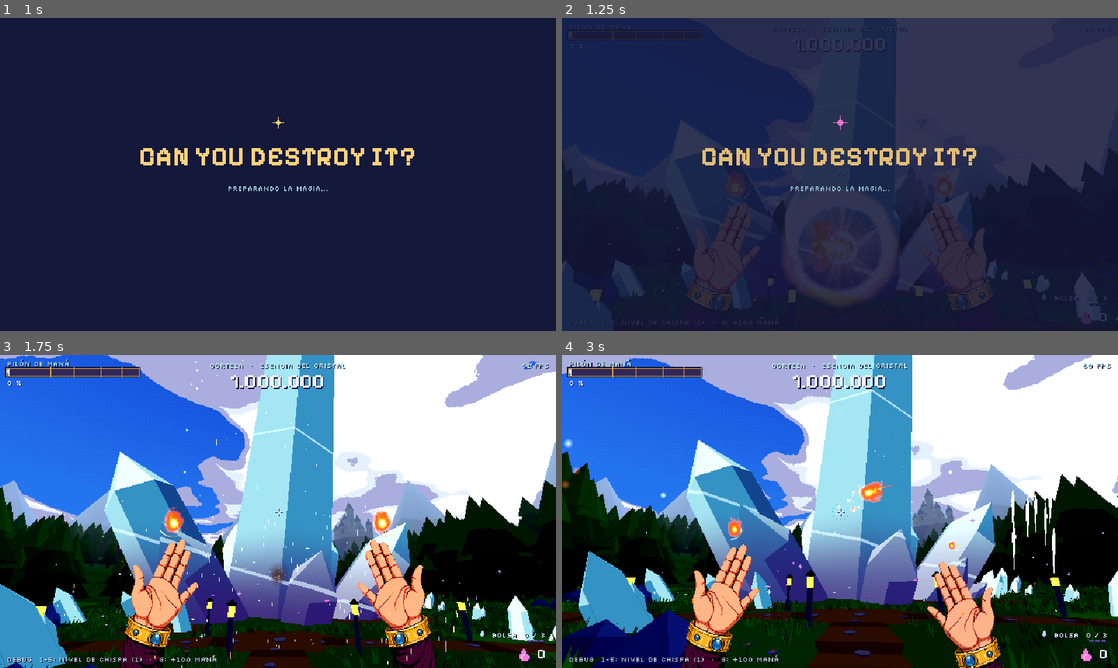
Above: before the commit, frames 1-4 (two rows, left to right).
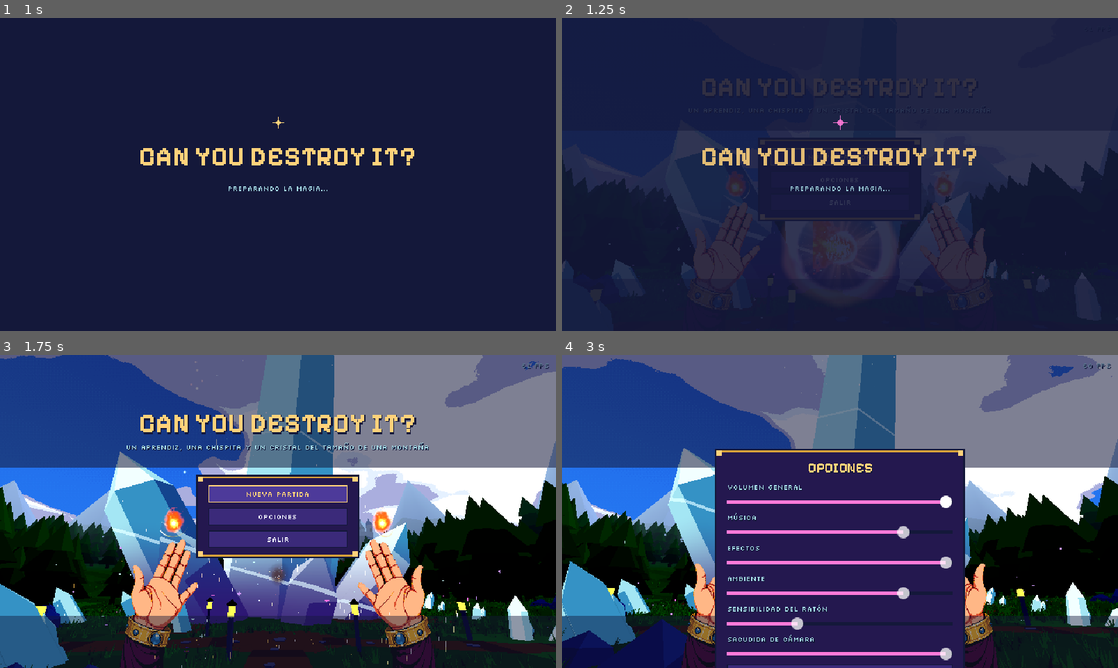
Above: after the commit, the same moments.

Repository: Gon-Analista/can-you-destroy-it
Game: Godot game, scene res://main/main.tscn
Two runs of this game, one before a commit and one after it. Both use one fixed random seed, a clock stepped at 60 frames per second and the inputs below.
Inputs (mouse positions are in pixels of both pictures, inside the frame that each line leads up to):
- Up to frame 1 (1 s): tap Enter (ui_accept) at 0.5 s; move the mouse to (400, 158) at 0.52 s; hold E (cycle_element_right) from 0.53 s (still down); click (400, 158) at 0.6 s; tap Space (jump) at 0.77 s
- Up to frame 2 (1.25 s): keep holding E (cycle_element_right)
- Up to frame 3 (1.75 s): release E (cycle_element_right) at 1.25 s; click (278, 492) at 1.25 s, where only the run after the commit has a clickable "NUEVA PARTIDA"
- Up to frame 4 (3 s): click (840, 517) at 2 s, where only the run after the commit has a clickable "OPCIONES"; move the mouse to (812, 511) at 2.77 s; hold W (move_forward) from 2.78 s (still down); right-click (812, 511) at 2.85 s; click (812, 511) at 2.92 s

Frame 1 is identical in both runs. In frame 2, 3.4% of the frame differs, in the area x 1-98%, y 4-98%; in frame 3, 59%; in frame 4, 85%, in the area x 0-100%, y 0-100%.

Commit message:
Pantalla de título y pausa con opciones; documentación y capturas
- GameMenu: título sobre el valle (Continuar, Nueva partida, Opciones,
  Salir) y pausa con Esc (Reanudar, Opciones, Guardar y salir).
- Opciones: volúmenes por bus, sensibilidad del ratón, sacudida de
  cámara y pantalla completa (Settings, settings.cfg).
- El HUD se oculta bajo el título; CHANGELOG, contexto y capturas.

Co-Authored-By: Claude Opus 5.5 <noreply@anthropic.com>
Claude-Session: https://claude.ai/code/session_011Fh21Tx1ECc2iUdeQLjvik

Diff:
--- a/game/autoload/events.gd
+++ b/game/autoload/events.gd
@@ -36,6 +36,8 @@
 signal shard_sent_to_pylon(type: ShardType)
 ## Abrir el Grimorio: `at_sanctum` = true si se puede comprar (junto al atril).
 signal grimoire_requested(at_sanctum: bool)
+signal menu_opened
+signal menu_closed
 signal grimoire_opened
 signal grimoire_closed
 ## Mensaje para el HUD ("¡BOLSA LLENA!", "¡MEJORA DISPONIBLE!"...).
--- a/game/autoload/settings.gd
+++ b/game/autoload/settings.gd
@@ -6,6 +6,9 @@
 var screen_shake: float = 1.0
 var reduce_flashes: bool = false
 var hold_to_charge: bool = true
+## Multiplicador de la sensibilidad del ratón (1 = la de serie).
+var mouse_sensitivity: float = 1.0
+var fullscreen: bool = false
 var bus_volumes: Dictionary[String, float] = {
 	"Master": 1.0, "Music": 0.8, "SFX": 1.0, "UI": 1.0, "Ambience": 0.8
 }
@@ -14,6 +17,17 @@
 func _ready() -> void:
 	load_settings()
 	apply_audio()
+	apply_video()
+
+
+func apply_video() -> void:
+	if DisplayServer.get_name() == "headless":
+		return
+	var mode: DisplayServer.WindowMode = (
+		DisplayServer.WINDOW_MODE_FULLSCREEN if fullscreen else DisplayServer.WINDOW_MODE_WINDOWED
+	)
+	if DisplayServer.window_get_mode() != mode:
+		DisplayServer.window_set_mode(mode)
 
 
 func apply_audio() -> void:
@@ -28,6 +42,8 @@
 	cfg.set_value("accessibility", "screen_shake", screen_shake)
 	cfg.set_value("accessibility", "reduce_flashes", reduce_flashes)
 	cfg.set_value("controls", "hold_to_charge", hold_to_charge)
+	cfg.set_value("controls", "mouse_sensitivity", mouse_sensitivity)
+	cfg.set_value("video", "fullscreen", fullscreen)
 	for bus_name: String in bus_volumes:
 		cfg.set_value("audio", bus_name, bus_volumes[bus_name])
 	cfg.save(PATH)
@@ -40,5 +56,7 @@
 	screen_shake = float(cfg.get_value("accessibility", "screen_shake", screen_shake))
 	reduce_flashes = bool(cfg.get_value("accessibility", "reduce_flashes", reduce_flashes))
 	hold_to_charge = bool(cfg.get_value("controls", "hold_to_charge", hold_to_charge))
+	mouse_sensitivity = float(cfg.get_value("controls", "mouse_sensitivity", mouse_sensitivity))
+	fullscreen = bool(cfg.get_value("video", "fullscreen", fullscreen))
 	for bus_name: String in bus_volumes:
 		bus_volumes[bus_name] = float(cfg.get_value("audio", bus_name, bus_volumes[bus_name]))
--- a/game/main/main.gd
+++ b/game/main/main.gd
@@ -221,6 +221,7 @@
 		and event.is_pressed()
 		and Input.mouse_mode != Input.MOUSE_MODE_CAPTURED
 		and not (_hud.get_node(^"Grimoire") as Grimoire).is_open
+		and not _hud.menu.is_open()
 	):
 		Input.mouse_mode = Input.MOUSE_MODE_CAPTURED
 		get_viewport().set_input_as_handled()
@@ -236,8 +237,6 @@
 	):
 		# Debug: M sube una capa de música (1 -> 5 -> 1) para oír cómo crece con el rango.
 		AudioDirector.set_music_layers(AudioDirector.get_music_layers() % MUSIC_LAYERS.size() + 1)
-	elif event.is_action_pressed(&"ui_cancel"):
-		Input.mouse_mode = Input.MOUSE_MODE_VISIBLE
 
 
 ## Pantalla de carga que evita los tirones: la primera vez que se dibuja un shader o un sistema
@@ -280,6 +279,8 @@
 	await _frames(10)
 	cam.transform = saved
 	await _frames(2)
+	if get_tree().current_scene == self and not OS.get_cmdline_user_args().has("--autoplay"):
+		_hud.menu.show_title()
 	cover.finish()
 
 
--- a/game/player/player.gd
+++ b/game/player/player.gd
@@ -65,6 +65,8 @@
 	_steps.random_volume_offset_db = 2.0
 	Events.grimoire_opened.connect(func() -> void: _locked = true)
 	Events.grimoire_closed.connect(func() -> void: _locked = false)
+	Events.menu_opened.connect(func() -> void: _locked = true)
+	Events.menu_closed.connect(func() -> void: _locked = false)
 	Events.upgrade_bought.connect(func(_id: StringName, _l: int) -> void: _apply_upgrades(true))
 	_head.rotation.x = deg_to_rad(start_pitch_deg)
 	_caster.camera = _camera
@@ -105,11 +107,10 @@
 		if _locked:
 			return
 		var motion: InputEventMouseMotion = event
-		rotate_y(-motion.relative.x * mouse_sensitivity)
+		var sens: float = mouse_sensitivity * Settings.mouse_sensitivity
+		rotate_y(-motion.relative.x * sens)
 		_head.rotation.x = clampf(
-			_head.rotation.x - motion.relative.y * mouse_sensitivity,
-			deg_to_rad(-80),
-			deg_to_rad(80)
+			_head.rotation.x - motion.relative.y * sens, deg_to_rad(-80), deg_to_rad(80)
 		)
 
 
--- /dev/null
+++ b/game/ui/game_menu.gd
@@ -0,0 +1,354 @@
+class_name GameMenu
+extends Control
+## Menú del juego: pantalla de título (sobre el valle vivo, al arrancar) y pausa (Esc).
+## Título: CONTINUAR / NUEVA PARTIDA / OPCIONES / SALIR. Pausa: REANUDAR / OPCIONES / GUARDAR Y
+## SALIR. Opciones: volúmenes, sensibilidad del ratón, sacudida de cámara y pantalla completa
+## (se guardan en Settings). Todo a píxel entero con las fuentes del HUD.
+
+enum Mode { HIDDEN, TITLE, PAUSE }
+
+const FONT_SMALL: FontFile = preload("res://ui/fonts/silkscreen_regular.woff2")
+const FONT_BOLD: FontFile = preload("res://ui/fonts/pixelify_sans_bold.woff2")
+const TICK_SFX: AudioStream = preload("res://audio/sfx/sfx_ui_tick_01.ogg")
+const OK_SFX: AudioStream = preload("res://audio/sfx/sfx_book_open_01.ogg")
+const C_BG := Color("#14183a")
+const C_PANEL := Color("#24184f")
+const C_PANEL_LIGHT := Color("#3b2a7a")
+const C_GOLD := Color("#d8a23a")
+const C_GOLD_LIGHT := Color("#ffd27a")
+const C_TEXT := Color("#f2f6ff")
+const C_CYAN := Color("#a5dae5")
+const C_PINK := Color("#ff7ad9")
+
+## Al volver a cargar la escena tras "Nueva partida", no se enseña otra vez el título.
+static var skip_title_once: bool = false
+
+var mode: Mode = Mode.HIDDEN
+
+var _main_box: VBoxContainer
+var _options_box: VBoxContainer
+var _logo: Label
+var _subtitle: Label
+var _t: float = 0.0
+var _theme: Theme
+
+
+func _ready() -> void:
+	set_anchors_and_offsets_preset(Control.PRESET_FULL_RECT)
+	mouse_filter = Control.MOUSE_FILTER_STOP
+	process_mode = Node.PROCESS_MODE_ALWAYS
+	_theme = _make_theme()
+	theme = _theme
+	_logo = _label("CAN YOU DESTROY IT?", FONT_BOLD, 32, C_GOLD_LIGHT)
+	_logo.position = Vector2(0, 58)
+	_logo.size = Vector2(640, 40)
+	_subtitle = _label(
+		"UN APRENDIZ, UNA CHISPITA Y UN CRISTAL DEL TAMAÑO DE UNA MONTAÑA", FONT_SMALL, 8, C_CYAN
+	)
+	_subtitle.position = Vector2(0, 100)
+	_subtitle.size = Vector2(640, 10)
+	_main_box = VBoxContainer.new()
+	_main_box.position = Vector2(240, 150)
+	_main_box.size = Vector2(160, 120)
+	_main_box.add_theme_constant_override(&"separation", 6)
+	add_child(_main_box)
+	_options_box = VBoxContainer.new()
+	_options_box.position = Vector2(190, 120)
+	_options_box.size = Vector2(260, 200)
+	_options_box.add_theme_constant_override(&"separation", 4)
+	_options_box.visible = false
+	add_child(_options_box)
+	_build_options()
+	visible = false
+
+
+## Pantalla de título (al arrancar el juego).
+func show_title() -> void:
+	if skip_title_once:
+		skip_title_once = false
+		return
+	mode = Mode.TITLE
+	_open()
+
+
+func _open() -> void:
+	visible = true
+	_options_box.visible = false
+	_main_box.visible = true
+	_rebuild_main()
+	Input.mouse_mode = Input.MOUSE_MODE_VISIBLE
+	Events.menu_opened.emit()
+	if mode == Mode.PAUSE:
+		get_tree().paused = true
+
+
+func _close() -> void:
+	visible = false
+	mode = Mode.HIDDEN
+	get_tree().paused = false
+	Input.mouse_mode = Input.MOUSE_MODE_CAPTURED
+	Events.menu_closed.emit()
+
+
+func is_open() -> bool:
+	return mode != Mode.HIDDEN
+
+
+func _unhandled_input(event: InputEvent) -> void:
+	if not event.is_action_pressed(&"ui_cancel"):
+		return
+	if mode == Mode.PAUSE:
+		if _options_box.visible:
+			_show_main()
+		else:
+			_close()
+		get_viewport().set_input_as_handled()
+	elif mode == Mode.HIDDEN and _can_pause():
+		mode = Mode.PAUSE
+		_open()
+		get_viewport().set_input_as_handled()
+
+
+func _can_pause() -> bool:
+	var g: Grimoire = get_parent().get_node_or_null(^"Grimoire") as Grimoire
+	return g == null or not g.is_open
+
+
+func _rebuild_main() -> void:
+	for c: Node in _main_box.get_children():
+		c.queue_free()
+	_logo.visible = mode == Mode.TITLE
+	_subtitle.visible = mode == Mode.TITLE
+	if mode == Mode.TITLE:
+		var has_save: bool = (
+			GameState.progression.pylon_progress > 0
+			or GameState.total_upgrade_levels() > 0
+			or GameState.progression.essence < GameState.progression.total_essence
+		)
+		if has_save:
+			_button("CONTINUAR", _close, true)
+		_button("NUEVA PARTIDA", _new_game, not has_save)
+	else:
+		var pause: Label = _label("PAUSA", FONT_BOLD, 16, C_GOLD_LIGHT)
+		pause.custom_minimum_size = Vector2(160, 22)
+		remove_child(pause)
+		_main_box.add_child(pause)
+		_button("REANUDAR", _close, true)
+	_button("OPCIONES", _show_options)
+	_button("GUARDAR Y SALIR" if mode == Mode.PAUSE else "SALIR", _quit)
+	await get_tree().process_frame
+	if _main_box.get_child_count() > 0:
+		for c: Node in _main_box.get_children():
+			if c is Button:
+				(c as Button).grab_focus()
+				break
+
+
+func _button(text: String, action: Callable, primary: bool = false) -> Button:
+	var b := Button.new()
+	b.text = tr(text)
+	b.custom_minimum_size = Vector2(160, 20)
+	b.focus_mode = Control.FOCUS_ALL
+	if primary:
+		b.add_theme_color_override(&"font_color", C_GOLD_LIGHT)
+	b.pressed.connect(
+		func() -> void:
+			AudioDirector.play_sfx(OK_SFX, -10.0)
+			action.call()
+	)
+	b.mouse_entered.connect(func() -> void: AudioDirector.play_sfx(TICK_SFX, -10.0))
+	b.focus_entered.connect(func() -> void: AudioDirector.play_sfx(TICK_SFX, -14.0))
+	_main_box.add_child(b)
+	return b
+
+
+func _new_game() -> void:
+	GameState.reset()
+	SaveSystem.save_game()
+	skip_title_once = true
+	get_tree().paused = false
+	Events.menu_closed.emit()
+	get_tree().reload_current_scene()
+
+
+func _quit() -> void:
+	SaveSystem.save_game()
+	get_tree().quit()
+
+
+func _show_options() -> void:
+	_main_box.visible = false
+	_options_box.visible = true
+	_logo.visible = false
+	_subtitle.visible = false
+	for c: Node in _options_box.get_children():
+		if c is HSlider:
+			(c as HSlider).grab_focus()
+			break
+
+
+func _show_main() -> void:
+	Settings.save_settings()
+	_options_box.visible = false
+	_main_box.visible = true
+	_rebuild_main()
+
+
+func _build_options() -> void:
+	var title: Label = _label("OPCIONES", FONT_BOLD, 16, C_GOLD_LIGHT)
+	remove_child(title)
+	title.custom_minimum_size = Vector2(260, 22)
+	_options_box.add_child(title)
+	for bus: Array in [
+		["VOLUMEN GENERAL", "Master"],
+		["MÚSICA", "Music"],
+		["EFECTOS", "SFX"],
+		["AMBIENTE", "Ambience"]
+	]:
+		var bus_name: String = bus[1]
+		_slider(
+			bus[0],
+			Settings.bus_volumes.get(bus_name, 1.0),
+			func(v: float) -> void:
+				Settings.bus_volumes[bus_name] = v
+				Settings.apply_audio()
+		)
+	_slider(
+		"SENSIBILIDAD DEL RATÓN",
+		inverse_lerp(0.3, 2.5, Settings.mouse_sensitivity),
+		func(v: float) -> void: Settings.mouse_sensitivity = lerpf(0.3, 2.5, v)
+	)
+	_slider(
+		"SACUDIDA DE CÁMARA",
+		Settings.screen_shake,
+		func(v: float) -> void: Settings.screen_shake = v
+	)
+	var fs := CheckButton.new()
+	fs.text = tr("PANTALLA COMPLETA")
+	fs.button_pressed = Settings.fullscreen
+	fs.toggled.connect(
+		func(on: bool) -> void:
+			Settings.fullscreen = on
+			Settings.apply_video()
+	)
+	_options_box.add_child(fs)
+	var back := Button.new()
+	back.text = tr("VOLVER")
+	back.custom_minimum_size = Vector2(260, 20)
+	back.pressed.connect(_show_main)
+	_options_box.add_child(back)
+
+
+func _slider(text: String, value: float, on_change: Callable) -> void:
+	var l: Label = _label(text, FONT_SMALL, 8, C_CYAN)
+	remove_child(l)
+	l.horizontal_alignment = HORIZONTAL_ALIGNMENT_LEFT
+	_options_box.add_child(l)
+	var s := HSlider.new()
+	s.min_value = 0.0
+	s.max_value = 1.0
+	s.step = 0.05
+	s.value = clampf(value, 0.0, 1.0)
+	s.custom_minimum_size = Vector2(260, 10)
+	s.value_changed.connect(
+		func(v: float) -> void:
+			on_change.call(v)
+			AudioDirector.play_sfx(TICK_SFX, -14.0, lerpf(0.8, 1.4, v))
+	)
+	_options_box.add_child(s)
+
+
+func _process(delta: float) -> void:
+	_t += delta
+	if visible and _logo.visible:
+		# El título late y brilla a saltos, como pixel art.
+		var k: float = floor(_t * 6.0) / 6.0
+		_logo.position.y = 58 + roundi(sin(k * 1.4) * 2.0)
+		_logo.add_theme_color_override(
+			&"font_color",
+			(
+				C_GOLD_LIGHT.lerp(C_PINK, 0.5 + 0.5 * sin(k * 0.9))
+				if fmod(k, 3.0) < 0.5
+				else C_GOLD_LIGHT
+			)
+		)
+	queue_redraw()
+
+
+func _draw() -> void:
+	if not visible:
+		return
+	if mode == Mode.TITLE:
+		# Velo suave arriba y abajo para que el título se lea sobre el valle.
+		draw_rect(Rect2(0, 0, 640, 130), Color(C_BG, 0.55))
+		draw_rect(Rect2(0, 300, 640, 60), Color(C_BG, 0.45))
+	else:
+		draw_rect(Rect2(Vector2.ZERO, size), Color(C_BG, 0.7))
+	# Marco del panel.
+	var box: Control = _options_box if _options_box.visible else _main_box
+	var r := Rect2(box.position - Vector2(12, 10), box.size + Vector2(24, 20))
+	if box == _main_box:
+		r.size.y = _main_box.get_combined_minimum_size().y + 20
+	draw_rect(r.grow(2), C_BG)
+	draw_rect(r, C_PANEL)
+	draw_rect(Rect2(r.position, Vector2(r.size.x, 2)), C_GOLD)
+	draw_rect(Rect2(r.position + Vector2(0, r.size.y - 2), Vector2(r.size.x, 2)), C_GOLD)
+	for corner: Vector2 in [
+		r.position,
+		r.position + Vector2(r.size.x - 6, 0),
+		r.position + Vector2(0, r.size.y - 6),
+		r.end - Vector2(6, 6)
+	]:
+		draw_rect(Rect2(corner, Vector2(6, 6)), C_GOLD_LIGHT)
+
+
+func _label(text: String, font: FontFile, font_size: int, color: Color) -> Label:
+	var l := Label.new()
+	l.text = tr(text)
+	l.horizontal_alignment = HORIZONTAL_ALIGNMENT_CENTER
+	l.mouse_filter = Control.MOUSE_FILTER_IGNORE
+	l.add_theme_font_override(&"font", font)
+	l.add_theme_font_size_override(&"font_size", font_size)
+	l.add_theme_color_override(&"font_color", color)
+	l.add_theme_color_override(&"font_shadow_color", C_BG)
+	l.add_theme_constant_override(&"shadow_offset_x", 1)
+	l.add_theme_constant_override(&"shadow_offset_y", 1)
+	add_child(l)
+	return l
+
+
+## Tema pixel: botones de panel violeta con borde dorado al pasar por encima.
+func _make_theme() -> Theme:
+	var t := Theme.new()
+	t.default_font = FONT_SMALL
+	t.default_font_size = 8
+	var normal := StyleBoxFlat.new()
+	normal.bg_color = C_PANEL_LIGHT
+	normal.set_border_width_all(1)
+	normal.border_color = C_BG
+	normal.set_content_margin_all(4)
+	var hover: StyleBoxFlat = normal.duplicate()
+	hover.bg_color = Color("#4d3a9a")
+	hover.border_color = C_GOLD_LIGHT
+	var pressed: StyleBoxFlat = normal.duplicate()
+	pressed.bg_color = C_GOLD
+	for type: StringName in [&"Button", &"CheckButton"]:
+		t.set_stylebox(&"normal", type, normal)
+		t.set_stylebox(&"hover", type, hover)
+		t.set_stylebox(&"focus", type, hover)
+		t.set_stylebox(&"pressed", type, pressed)
+		t.set_color(&"font_color", type, C_TEXT)
+		t.set_color(&"font_hover_color", type, C_GOLD_LIGHT)
+		t.set_color(&"font_focus_color", type, C_GOLD_LIGHT)
+	var track := StyleBoxFlat.new()
+	track.bg_color = C_BG
+	track.content_margin_top = 2
+	track.content_margin_bottom = 2
+	var fill := StyleBoxFlat.new()
+	fill.bg_color = C_PINK
+	fill.content_margin_top = 2
+	fill.content_margin_bottom = 2
+	t.set_stylebox(&"slider", &"HSlider", track)
+	t.set_stylebox(&"grabber_area", &"HSlider", fill)
+	t.set_stylebox(&"grabber_area_highlight", &"HSlider", fill)
+	return t
--- a/game/ui/hud.gd
+++ b/game/ui/hud.gd
@@ -21,6 +21,8 @@
 ## Duración del aviso de combinación descubierta (s).
 const DISCOVERY_SEC: float = 2.8
 
+## Menú de título y pausa (encima de todo el HUD).
+var menu: GameMenu
 ## Muestra el HUD de juego aunque el ratón no esté capturado (modo demo).
 var force_captured_look: bool = false
 
@@ -122,10 +124,13 @@
 		func(layer: CrystalLayerDef, _i: int) -> void: _set_layer_title(layer)
 	)
 	_set_layer_title(GameState.current_layer())
-	# El Grimorio, por encima de todo el HUD.
+	# El Grimorio, por encima de todo el HUD, y el menú (título y pausa) encima de todo.
 	_grimoire = Grimoire.new()
 	_grimoire.name = "Grimoire"
 	add_child(_grimoire)
+	menu = GameMenu.new()
+	menu.name = "GameMenu"
+	add_child(menu)
 	_target_essence = GameState.progression.essence
 	_shown_essence = _target_essence
 	_essence.text = format_int(_target_essence)
@@ -309,9 +314,13 @@
 
 func _process(delta: float) -> void:
 	var captured: bool = force_captured_look or Input.mouse_mode == Input.MOUSE_MODE_CAPTURED
-	_prompt.visible = not captured and not _grimoire.is_open
-	_loop.visible = not _grimoire.is_open
-	_crosshair.visible = captured
+	_prompt.visible = not captured and not _grimoire.is_open and not menu.is_open()
+	_loop.visible = not _grimoire.is_open and not menu.is_open()
+	_crosshair.visible = captured and not menu.is_open()
+	var title: bool = menu.mode == GameMenu.Mode.TITLE
+	_essence.visible = not title
+	_essence_title.visible = not title
+	_debug.visible = OS.is_debug_build() and not title
 	if _caster:
 		_crosshair.charge = _caster.charge_ratio()
 	# Esencia: el número baja rodando y el texto da un golpe de escala y color.
Not shown, added: game/ui/game_menu.gd.uid
Not shown, changed: .agents/project_context.md
Not shown, changed: CHANGELOG.md
